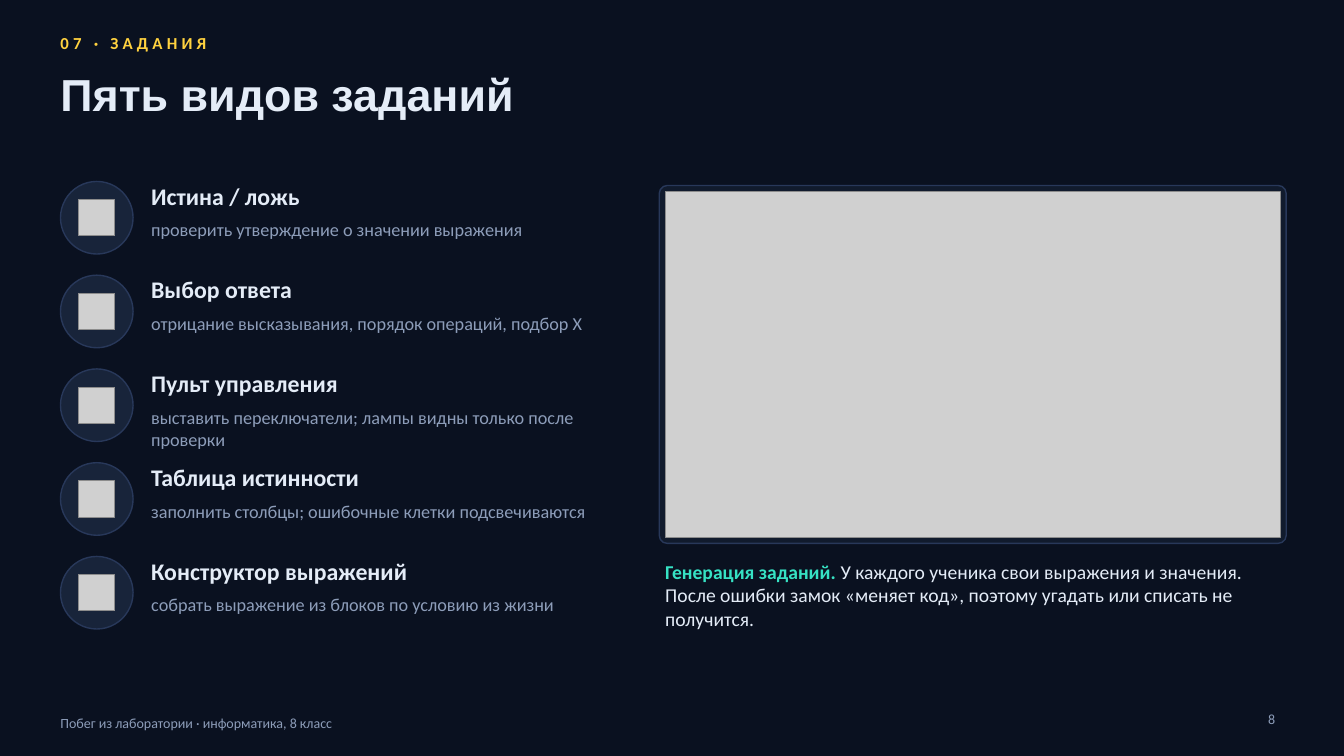
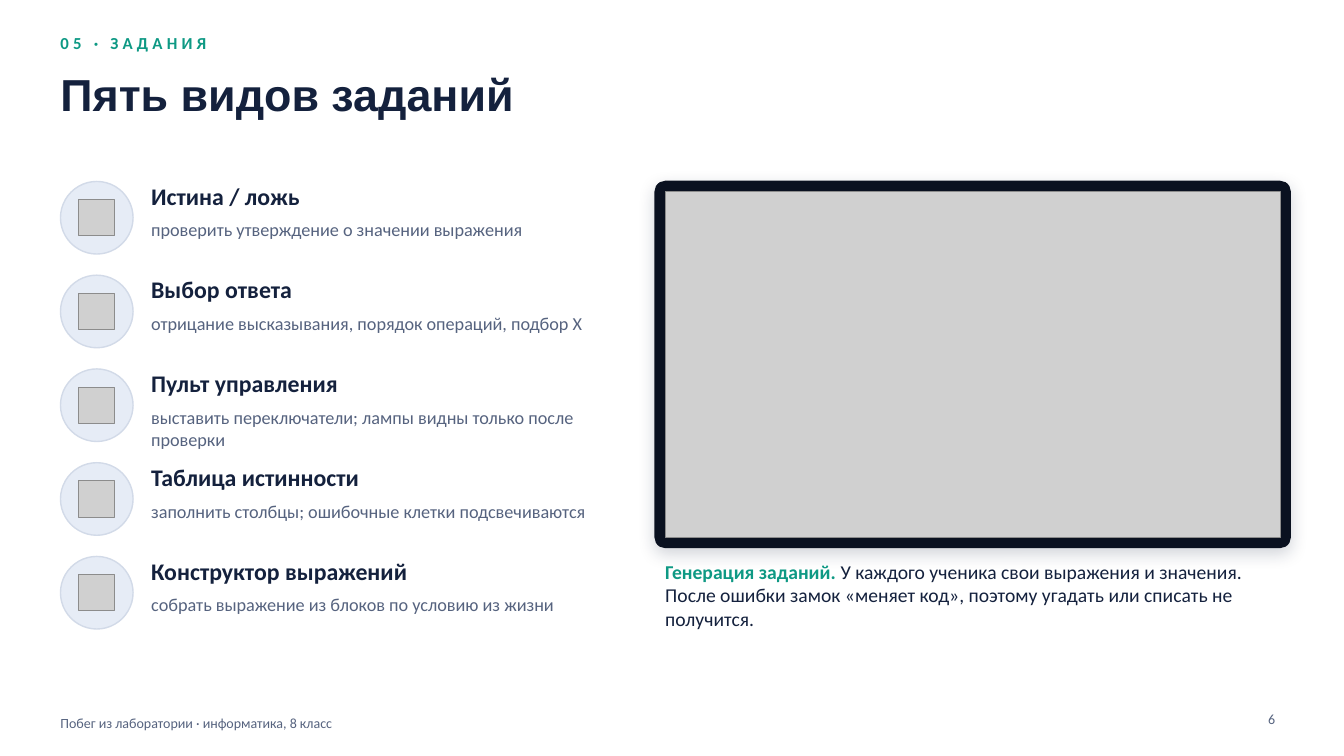
Before and after one commit to galiyabanum/logical, a slide deck: slide 6 of docs/Побег_из_лаборатории_презентация.pptx (slide 8 before the commit). Drawn at 1344x756 pixels with LibreOffice and Linux fonts; fonts in the diff are those of the drawing; grey boxes stand for pictures. Boxes give left, top, right and bottom in pixels: in the first picture for what was removed or moved away, otherwise in the second. Text is boxed around its words. In the diff, an @@ line names an element or a change of style, - is before the commit and + after.

```diff
--- a/docs/Побег_из_лаборатории_презентация.pptx
+++ b/docs/Побег_из_лаборатории_презентация.pptx
@@ background #0A1120 to #FFFFFF @@
@@ text at (60,38,206,52): text changed; text colour #FFD23F to #0E9984 @@
-07 · ЗАДАНИЯ
+05 · ЗАДАНИЯ
@@ rounded rectangle: place and size @@
-rounded rectangle at (659,186,1287,543)
+rounded rectangle at (655,181,1291,547)
@@ rounded rectangle at (655,181,1291,547): fill #111B2D to #0A1120; outline #28385A 1 pt to #0A1120 1 pt; shadow on; proportions changed @@
@@ fill #18243A to #E6ECF6; outline #28385A 1 pt to #D2DAE8 1 pt in 5 elements at (60,181,133,254), (60,275,133,348), (60,369,133,442), (60,463,133,535), (60,557,133,629) @@
@@ text colour #E4ECF7 to #14213D in 6 elements at (60,77,513,120), (151,189,300,205), (151,281,292,302), (151,376,338,396), (151,469,359,490), (151,563,407,584) @@
@@ text "Генерация заданий. У каждого ученика ..." at (665,565,1241,629): text colour #36E2C4 to #0E9984 in "Генерация заданий."; text colour #E4ECF7 to #14213D in "У каждого ученика свои выражения и значения. ..." @@
@@ text colour #8D9DB9 to #56637F in 6 elements at (151,227,522,239), (151,317,582,333), (151,415,573,449), (151,505,586,521), (151,598,554,614), (60,718,332,730) @@
@@ page number at (1268,714,1275,724): text changed; text colour #8D9DB9 to #56637F @@
-8
+6
```
Also in this commit, not shown: 11 other slides changed, 5 slides removed, 1 other file.
